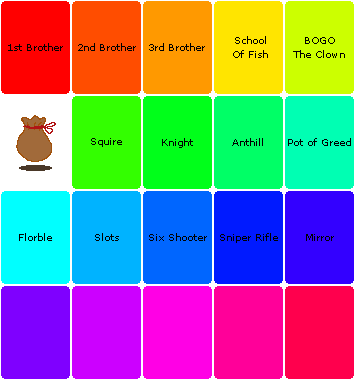
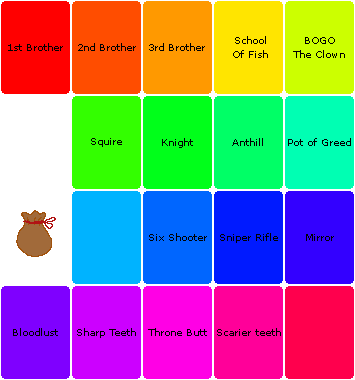
Layered file, before and after one edit (355x380). Changes by layer:
painted on "Placeholders" over (x1=1, y1=191, x2=281, y2=338)
renamed "Jokers.png" to "Background", painted on it over (x1=1, y1=115, x2=70, y2=257)
